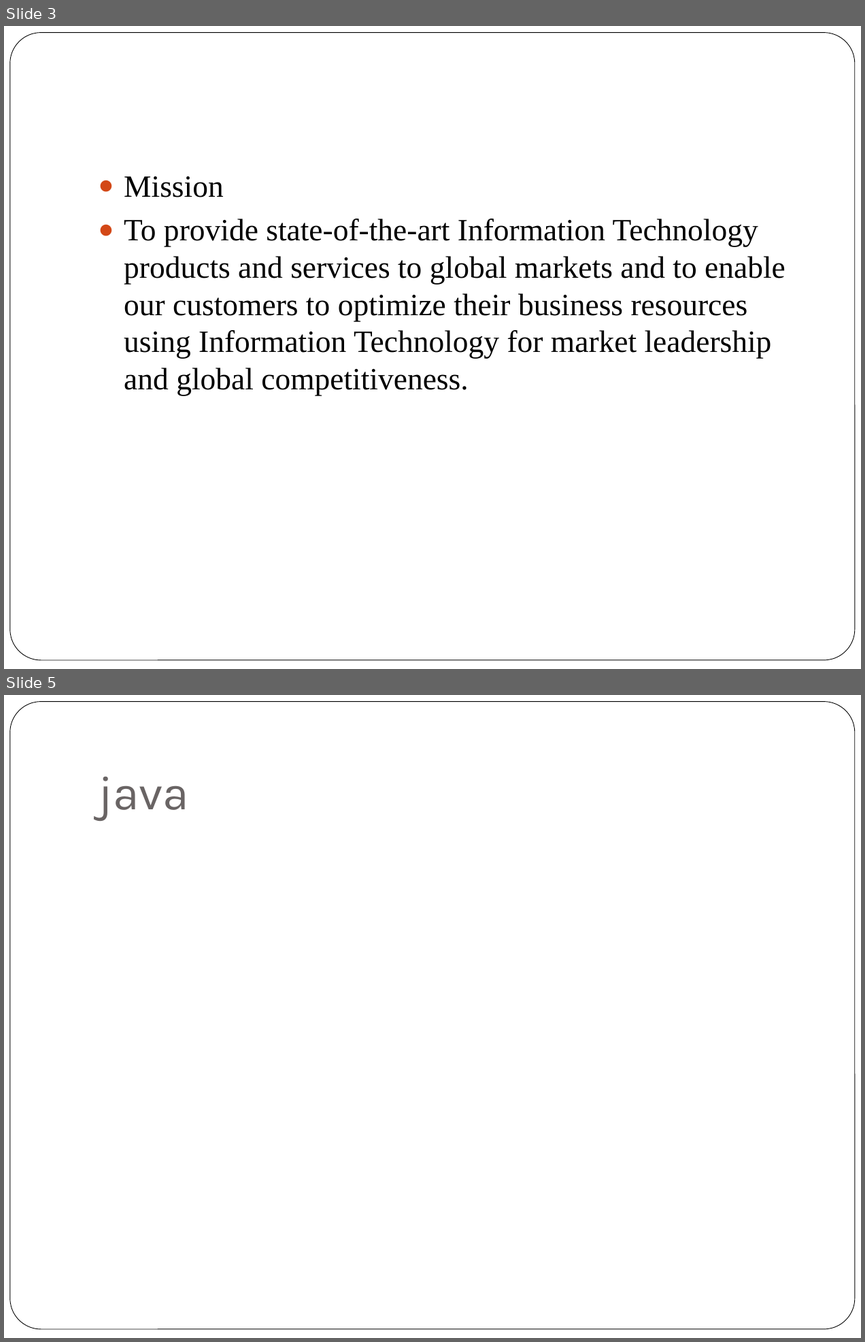
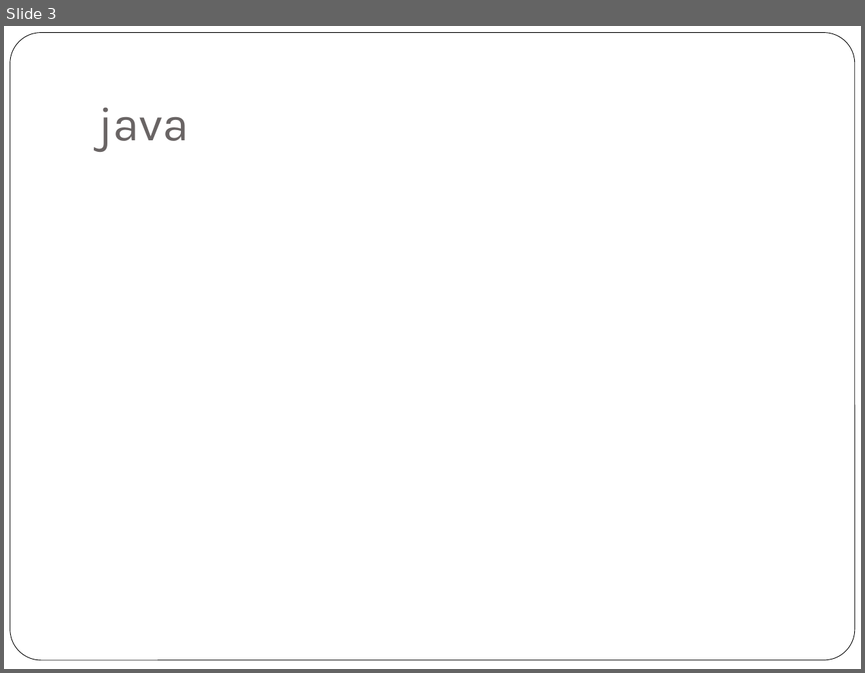
Before and after one commit to rosemarythomas994/VueR-assignment, a slide deck: Presentation Assignment.pptx. Shown one above the other, each under a label of ours: slides 3 and 5 before the commit, slide 3 after it; the slides between them are not shown. The pictures are 865x1342 and 865x673 pixels, drawn with LibreOffice and Linux fonts; fonts in the diff are those of the drawing. Boxes give left, top, right and bottom in pixels: in the first picture for what was removed or moved away, otherwise in the second. Text is boxed around its words. In the diff, an @@ line names an element or a change of style, - is before the commit and + after.

```diff
--- a/Presentation Assignment.pptx
+++ b/Presentation Assignment.pptx
@@ slide 3 removed at (4,26,861,669), background #FFFFFF; not listed: 1 template element that a slide beside it also shows @@
@@ text removed at (124,176,785,395) @@
-● Mission
-● To provide state-of-the-art Information Technology products and services to global markets and to enable our customers to optimize their business resources using Information Technology for market leadership and global competitiveness.
@@ what was slide 5 is now slide 3 @@
```
Also in this commit, not shown: 8 slides changed, 5 slides added, 3 other slides removed, 28 other files.
